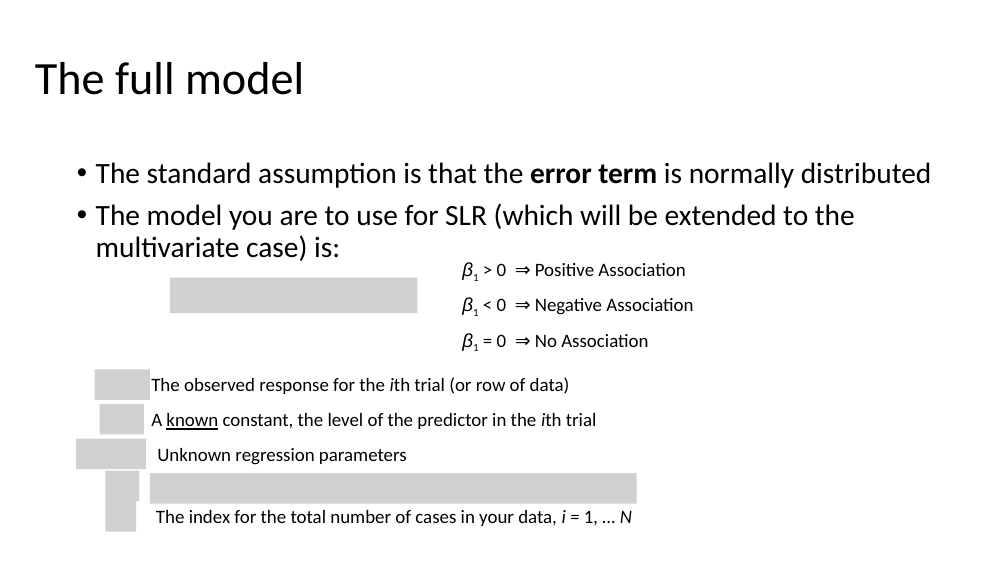
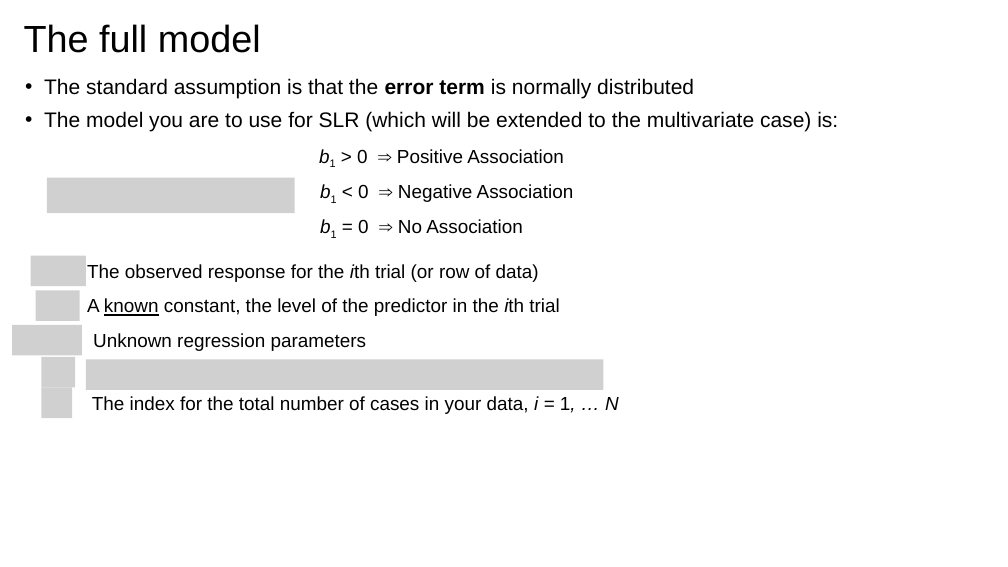
Before and after one commit to issues-osu/statsii-spring2026, a slide deck: slide 12 of slides/MLR/lecture.pptx (slide 15 before the commit). Drawn at 1008x567 pixels with LibreOffice and Linux fonts; fonts in the diff are those of the drawing; grey boxes stand for pictures. Boxes give left, top, right and bottom in pixels: in the first picture for what was removed or moved away, otherwise in the second. Text is boxed around its words. In the diff, an @@ line names an element or a change of style, - is before the commit and + after.

```diff
--- a/slides/MLR/lecture.pptx
+++ b/slides/MLR/lecture.pptx
@@ title "The full model": place and size @@
-title "The full model" at [35, 62, 304, 95]
+title "The full model" at [24, 24, 261, 53]
@@ title "The full model" at [24, 24, 261, 53]: size 44 to 36 pt, font Calibri to Arial @@
@@ text "The standard assumption is that ...": place and size @@
-text "The standard assumption is that ..." at [96, 162, 932, 261]
+text "The standard assumption is that ..." at [44, 78, 838, 131]
@@ text "The standard assumption is that ..." at [44, 78, 838, 131]: size 28 to 20 pt, font Calibri to Arial @@
@@ text at [357, 149, 574, 234]: text changed; font Calibri to Arial @@
-β1 > 0 ⇒ Positive Association
-β1 < 0 ⇒ Negative Association
-β1 = 0 ⇒ No Association
+b1 > 0 ⇒ Positive Association
+b1 < 0 ⇒ Negative Association
+b1 = 0 ⇒ No Association
@@ picture added at [47, 178, 295, 213] @@
@@ picture added at [31, 256, 86, 286] @@
@@ text "The observed response for the ...": place and size @@
-text "The observed response for the ..." at [151, 377, 570, 394]
+text "The observed response for the ..." at [87, 264, 539, 282]
@@ picture added at [36, 290, 79, 321] @@
@@ text "A known constant, the level ...": place and size @@
-text "A known constant, the level ..." at [151, 413, 597, 430]
+text "A known constant, the level ..." at [87, 298, 559, 316]
@@ picture removed at [170, 278, 418, 313] @@
@@ picture added at [12, 325, 82, 355] @@
@@ font Calibri to Arial in 4 elements at [92, 396, 619, 414], [87, 298, 559, 316], [87, 264, 539, 282], [93, 333, 367, 351] @@
@@ text "Unknown regression parameters": place and size @@
-text "Unknown regression parameters" at [157, 448, 407, 465]
+text "Unknown regression parameters" at [93, 333, 367, 351]
@@ picture added at [42, 357, 76, 387] @@
@@ picture added at [42, 388, 73, 418] @@
@@ text "The index for the total ...": place and size @@
-text "The index for the total ..." at [156, 510, 632, 526]
+text "The index for the total ..." at [92, 396, 619, 414]
@@ picture added at [85, 360, 603, 390] @@
@@ picture removed at [95, 370, 150, 400] @@
@@ picture removed at [100, 404, 144, 434] @@
@@ picture removed at [76, 439, 146, 469] @@
@@ picture removed at [105, 471, 139, 501] @@
@@ picture removed at [150, 473, 637, 504] @@
@@ picture removed at [105, 501, 136, 532] @@
```
Also in this commit, not shown: 70 other slides changed, 31 slides added, 29 slides removed.
